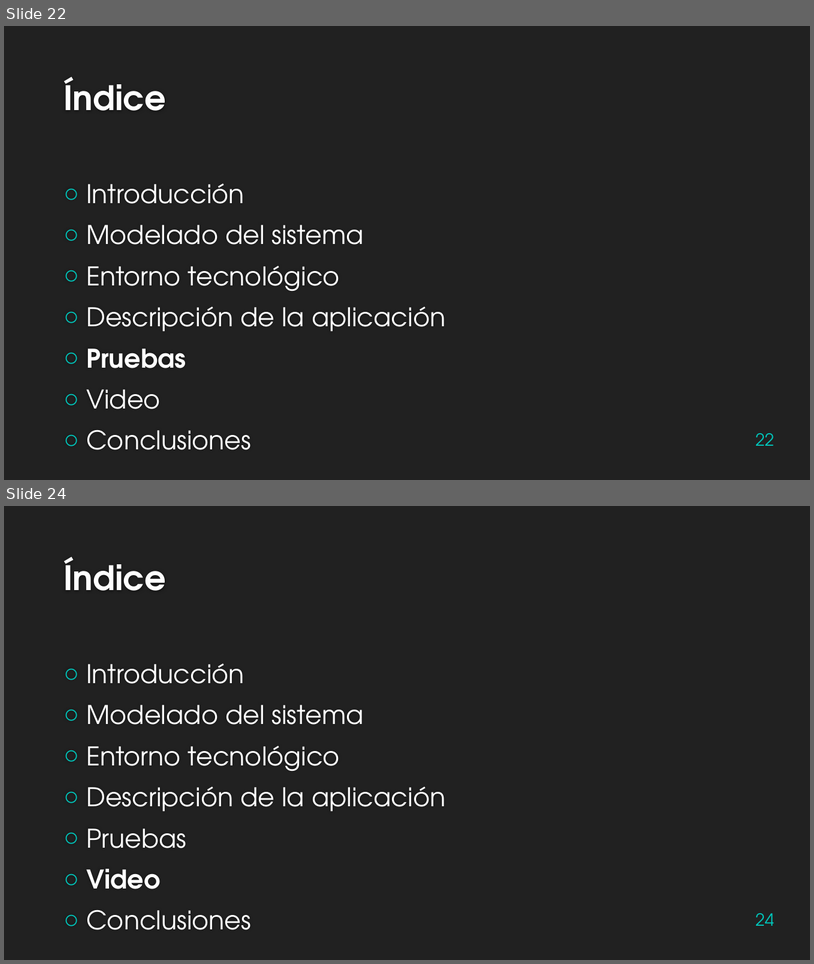
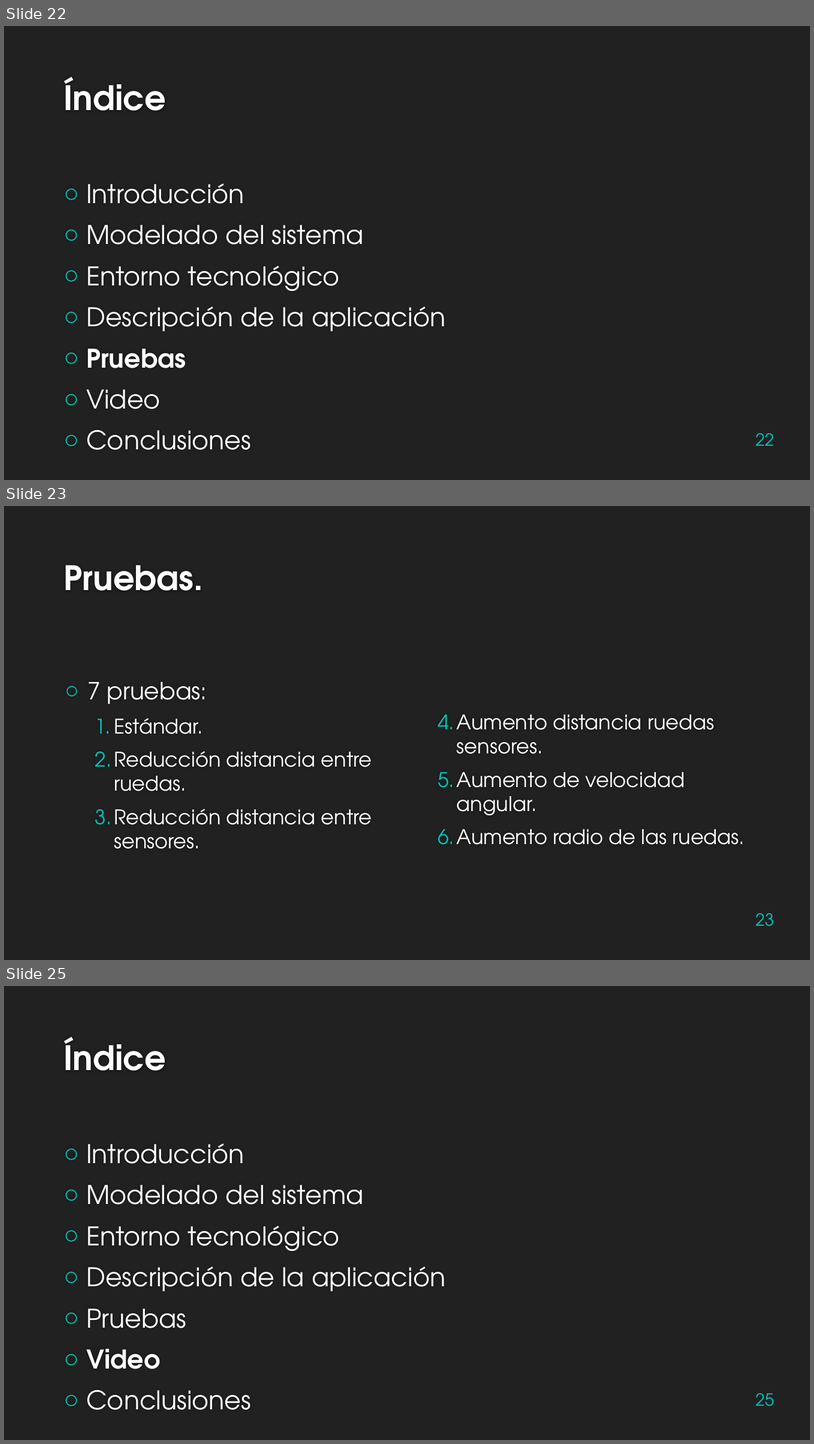
Before and after one commit to Zigic23/TFG-RobotSiguelineas, a slide deck: Presentación/Presentacion TFG.pptx. Shown one above the other, each under a label of ours: slides 22 and 24 before the commit, slides 22, 23 and 25 after it; the slides between them are not shown. The pictures are 814x964 and 814x1444 pixels, drawn with LibreOffice and Linux fonts; fonts in the diff are those of the drawing; background and template pictures are left out. Boxes give left, top, right and bottom in pixels: in the first picture for what was removed or moved away, otherwise in the second. Text is boxed around its words. In the diff, an @@ line names an element or a change of style, - is before the commit and + after.

```diff
--- a/Presentación/Presentacion TFG.pptx
+++ b/Presentación/Presentacion TFG.pptx
@@ slide 23 added at [4, 506, 810, 960], background #212121 @@
@@ title added at [63, 565, 203, 591], 40 pt, text #FEFEFE, bold @@
+Pruebas.
@@ text added at [87, 682, 746, 849], 24 pt, text #FFFFFF @@
+○ 7 pruebas:
+  1. Estándar.
+  2. Reducción distancia entre ruedas.
+  3. Reducción distancia entre sensores.
+  4. Aumento distancia ruedas sensores.
+  5. Aumento de velocidad angular.
+  6. Aumento radio de las ruedas.
@@ page number added at [756, 913, 774, 926], 20 pt, text #00C6BB @@
+23
@@ what was slide 24 is now slide 25 @@
@@ page number at [756, 1393, 774, 1406]: text changed @@
-24
+25
```
Also in this commit, not shown: 3 other slides added, 3 slides removed, 2 other files.
